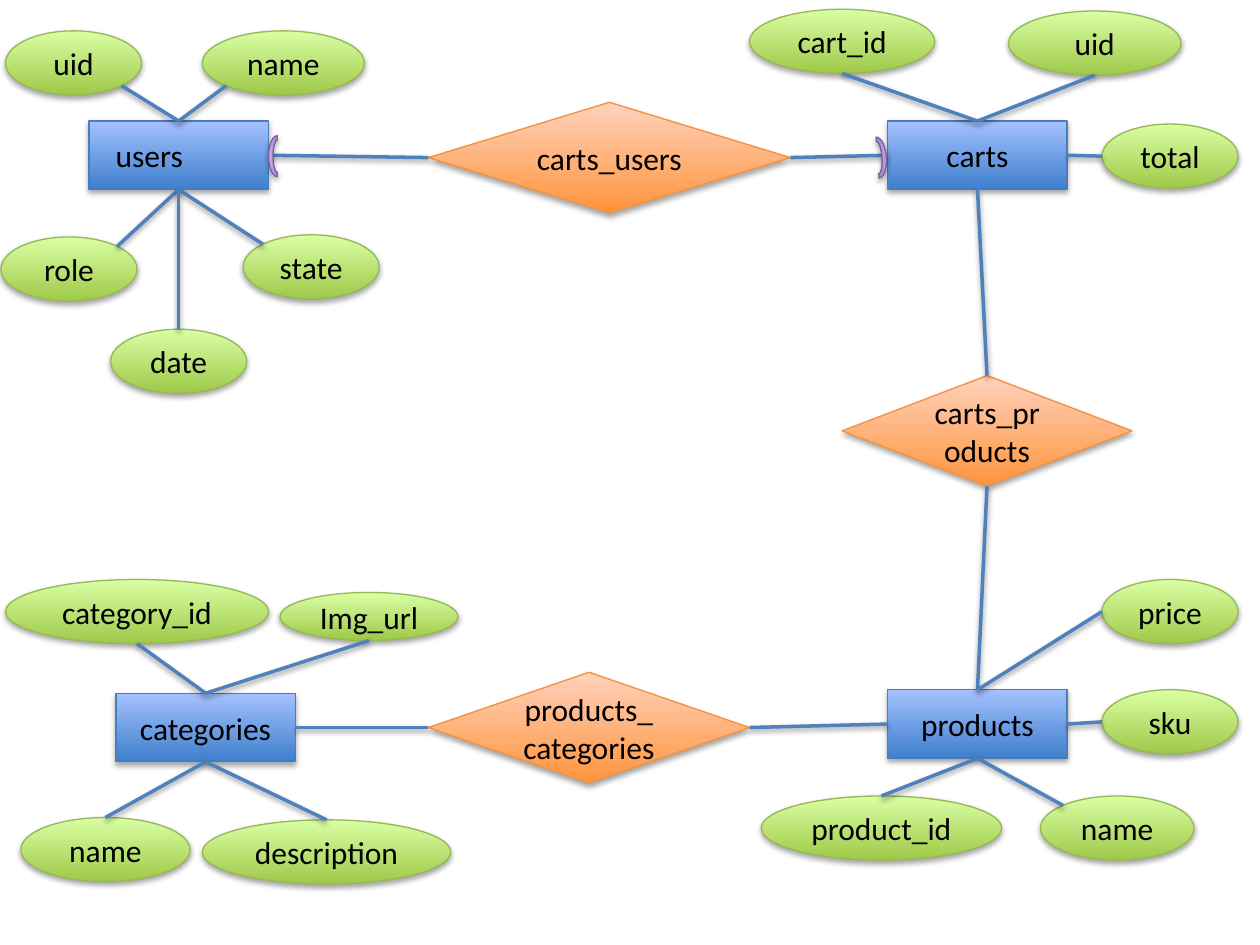
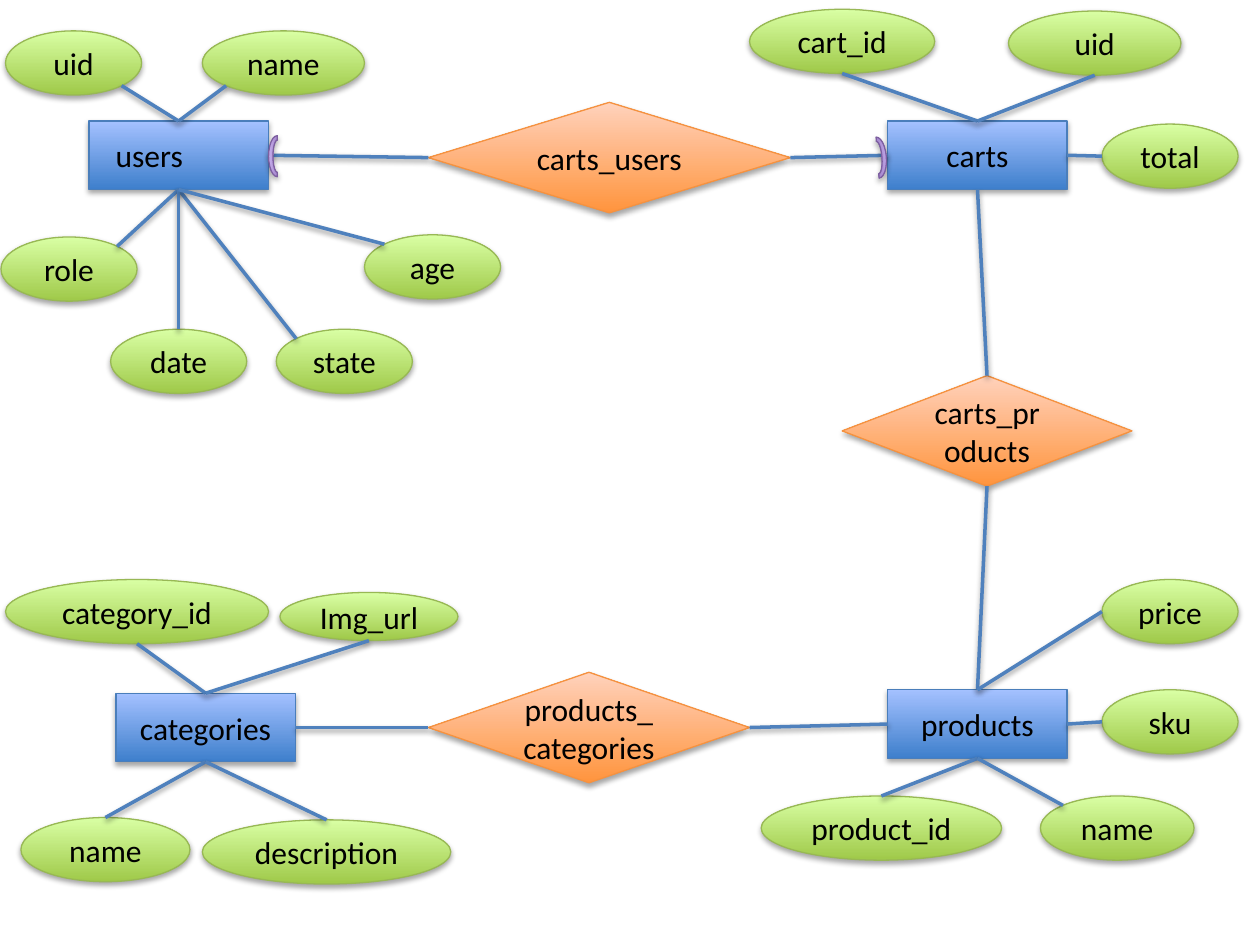
Before and after one commit to hawaiianchimp/CSE135-Project, a slide deck: slide 1 of cse135schema.pptx. Drawn at 1260x945 pixels with LibreOffice and Linux fonts; fonts in the diff are those of the drawing. Boxes give left, top, right and bottom in pixels: in the first picture for what was removed or moved away, otherwise in the second. Text is boxed around its words. In the diff, an @@ line names an element or a change of style, - is before the commit and + after.

Commit message:
Adding age to power point

```diff
--- a/cse135schema.pptx
+++ b/cse135schema.pptx
@@ line moved from (263, 244) - (179, 189) to (296, 339) - (179, 189) @@
@@ line added from (384, 244) to (179, 189), #4F81BD 2 pt @@
@@ ellipse added at <box>364,234,500,299</box>, fill gradient #A0CA4A to #DAFFA5, outline #98B955 0.75 pt, 18 pt, text #000000 @@
+age
@@ ellipse "state": place and size @@
-ellipse "state" at <box>243,234,379,299</box>
+ellipse "state" at <box>276,329,412,393</box>
```
